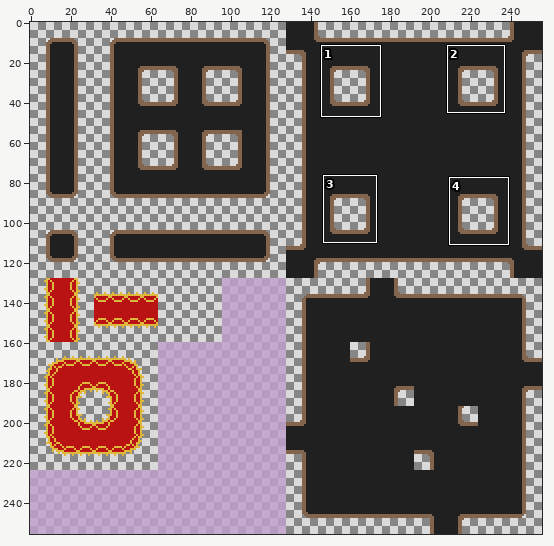
Edited in one commit: sprite sheet (disparition/Assets/TileMap-goblingicien.png). Above: a wide view before the commit, with the close-up outlined.
Close-up. Before:
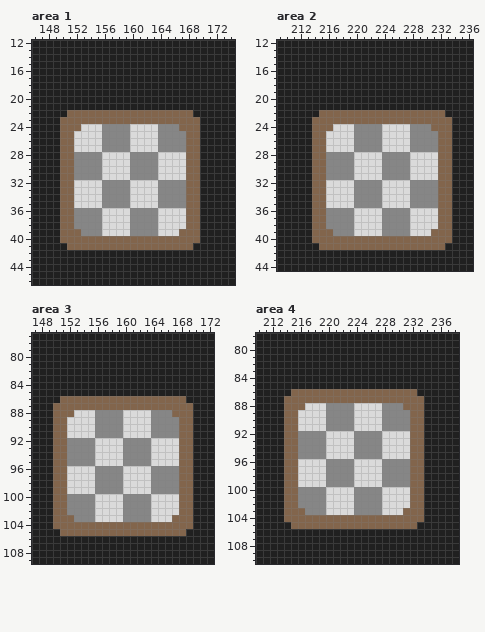
The file is 256x256 pixels. Shown: area 1: x 146..174, y 12..46; area 2: x 209..236, y 12..44; area 3: x 147..172, y 77..109; area 4: x 210..238, y 78..110. The commit also changed other parts of the picture, which this record leaves out.
Now the later version:
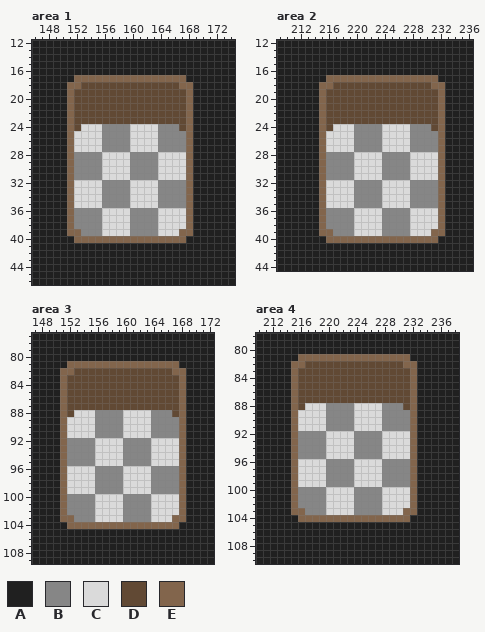
Palette (. is transparent): A #202020  B #868686  C #dadada  D #614934  E #82654c
Difference:
Area 1:
Colour A replaces colour E in rows 23 to 39 at x 150 and 169; in row 40 at x 150 to 151 and 168 to 169; in row 41 at x 151 to 168.
Colour D replaces colour A in row 18 at x 153 to 166; in rows 19 to 21 at x 152 to 167.
Colour D replaces colour E in rows 22 to 23 at x 152 to 167; in row 24 at x 152 and 167.
Colour E replaces colour A in row 17 at x 152 to 167; in row 18 at x 151 to 152 and 167 to 168; in rows 19 to 21 at x 151 and 168.
Area 2:
Colour A replaces colour E in rows 23 to 39 at x 214 and 233; in row 40 at x 214 to 215 and 232 to 233; in row 41 at x 215 to 232.
Colour D replaces colour A in row 18 at x 217 to 230; in rows 19 to 21 at x 216 to 231.
Colour D replaces colour E in rows 22 to 23 at x 216 to 231; in row 24 at x 216 and 231.
Colour E replaces colour A in row 17 at x 216 to 231; in row 18 at x 215 to 216 and 231 to 232; in rows 19 to 21 at x 215 and 232.
Area 3:
Colour A replaces colour E in rows 87 to 103 at x 150 and 169; in row 104 at x 150 to 151 and 168 to 169; in row 105 at x 151 to 168.
Colour D replaces colour A in row 82 at x 153 to 166; in rows 83 to 85 at x 152 to 167.
Colour D replaces colour E in rows 86 to 87 at x 152 to 167; in row 88 at x 152 and 167.
Colour E replaces colour A in row 81 at x 152 to 167; in row 82 at x 151 to 152 and 167 to 168; in rows 83 to 85 at x 151 and 168.
Area 4:
Colour A replaces colour E in rows 87 to 103 at x 214 and 233; in row 104 at x 214 to 215 and 232 to 233; in row 105 at x 215 to 232.
Colour D replaces colour A in row 82 at x 217 to 230; in rows 83 to 85 at x 216 to 231.
Colour D replaces colour E in rows 86 to 87 at x 216 to 231; in row 88 at x 216 and 231.
Colour E replaces colour A in row 81 at x 216 to 231; in row 82 at x 215 to 216 and 231 to 232; in rows 83 to 85 at x 215 and 232.
